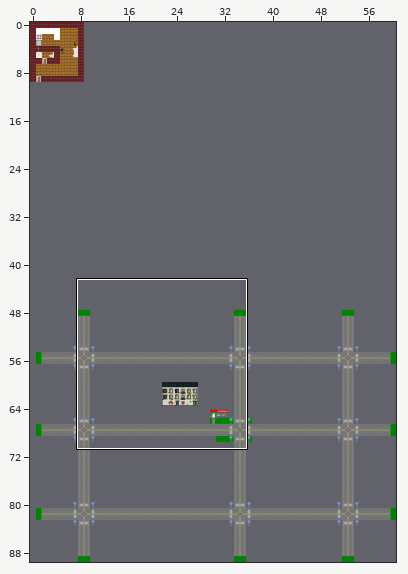
One commit to this Tiled map: assets/maps/OLOLO.tmx. Above, an overview of the earlier version with the close-up marked.
Close-up. Before the commit:
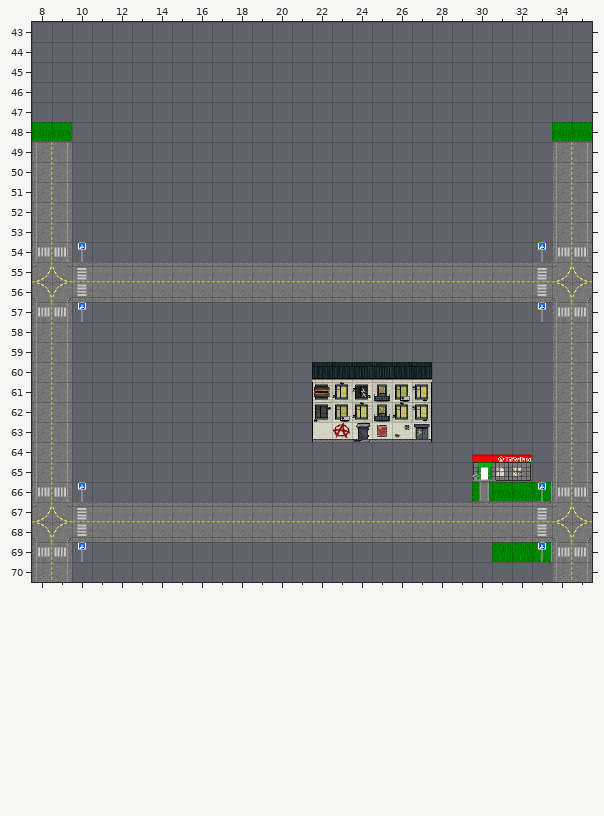
Cells are 32x32 px. Shown: x 8..35, y 43..70. Tiles whose own drawing changed are shown in their newer look in all pictures.
The result:
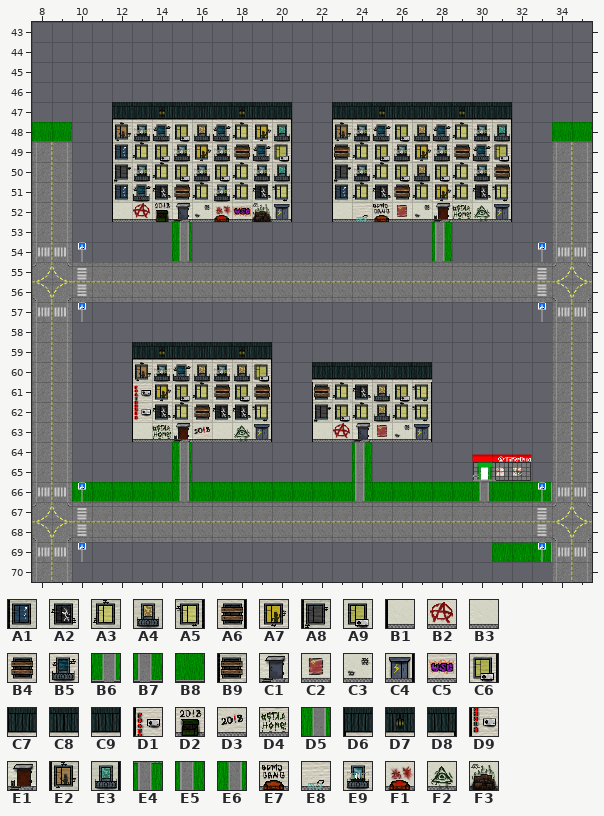
Key: from "Tileset": A1 11, A2 12, A3 13, A4 14, A5 15, A6 16, A7 17, A8 43, A9 44, B1 45, B2 46, B3 47, B4 48, B5 49, B6 64, B7 64 flipped left-right, B8 65, B9 75, C1 76, C2 77, C3 78, C4 79, C5 80, C6 81, C7 107, C8 108, C9 109, D1 110, D2 111, D3 112, D4 113, D5 131, D6 139, D7 140, D8 141, D9 142, E1 143, E2 144, E3 145, E4 161, E5 162, E6 162 flipped left-right, E7 175, E8 176, E9 177, F1 207, F2 208, F3 209.
__ is an empty cell.
Difference:
Layer "floor":
y 47: x 12..20 __ __ __ __ __ __ __ __ __ -> D6 C9 D7 C7 C8 C9 D7 C7 D8; x 23..31 __ __ __ __ __ __ __ __ __ -> D6 C9 D7 C7 C8 C9 D7 C7 D8
y 48: x 12..20 __ __ __ __ __ __ __ __ __ -> E2 E9 B5 A9 A4 B5 A3 A7 E3; x 23..31 __ __ __ __ __ __ __ __ __ -> E2 E9 B5 A9 A4 B5 A3 E9 E3
y 49: x 12..20 __ __ __ __ __ __ __ __ __ -> A1 A3 A9 E9 A7 E9 B4 B5 C6; x 23..31 __ __ __ __ __ __ __ __ __ -> B9 A3 A9 E9 A7 E9 B4 B5 C6
y 50: x 12..20 __ __ __ __ __ __ __ __ __ -> A8 E9 A3 A9 E9 A9 A3 E9 E3; x 23..31 __ __ __ __ __ __ __ __ __ -> A8 E9 A3 A9 A4 A9 A3 E9 A6
y 51: x 12..20 __ __ __ __ __ __ __ __ __ -> A1 B5 A2 B4 A3 E9 A3 A2 A5; x 23..31 __ __ __ __ __ __ __ __ __ -> A1 A3 A2 B4 A3 A7 A3 A2 A5
y 52: x 12..20 __ __ __ __ __ __ __ __ __ -> B1 B2 D2 C1 C3 F1 C5 F3 C4; x 23..31 __ __ __ __ __ __ __ __ __ -> B1 E8 E7 C2 C3 E1 D4 F2 C4
y 53: x 15 __ -> E6; x 28 __ -> E5
y 54: x 15 __ -> B6; x 28 __ -> B7
y 59: x 13..19 __ __ __ __ __ __ __ -> D6 D7 C7 C8 C9 D7 D8
y 60: x 13..19 __ __ __ __ __ __ __ -> E2 E9 B5 A4 E9 A4 C6
y 61: x 13..19 __ __ __ __ __ __ __ -> D1 A7 A9 A3 B4 A9 A6
y 62: x 13..19 __ __ __ __ __ __ __ -> D9 A2 A3 B4 A2 A2 A5
y 63: x 13..19 __ __ __ __ __ __ __ -> B1 D4 E1 D3 B3 F2 C4
y 64: x 15 __ -> D5; x 24 __ -> E4
y 65: x 15 __ -> D5; x 24 __ -> E5
y 66: x 10..29 __ __ __ __ __ __ __ __ __ __ __ __ __ __ __ __ __ __ __ __ -> B8 B8 B8 B8 B8 B6 B8 B8 B8 B8 B8 B8 B8 B8 B7 B8 B8 B8 B8 B8
Pixel boxes of the changes (left, top, right, bottom) in both close-ups:
added: (112, 102, 292, 262)
added: (332, 102, 512, 262)
added: (72, 342, 472, 502)
